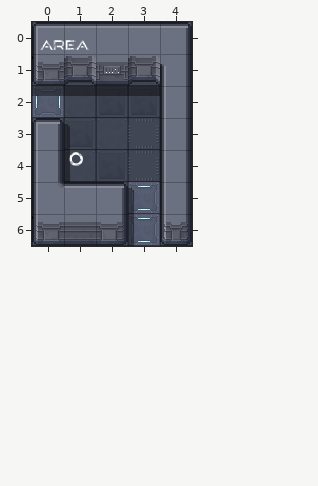
Tiled map: cocos/Code/assets/resources/map/map_T-2.tmx. The picture above was drawn from the file before the commit.
Cells are 32x32 px. Shown: x 0..4, y 0..6.
Once edited:
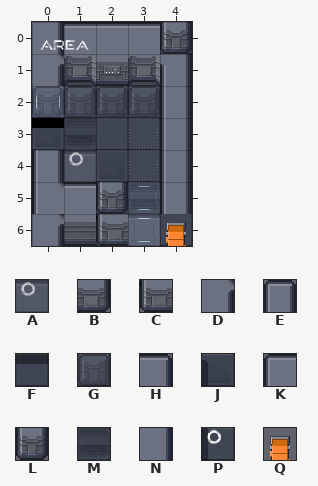
Key: from "proba_scifi": A 42; from "scifi_tileset_02": B 9, C 11, D 13, E 15, F 17, G 21, H 25, J 26, K 27, L 31, M 32, N 33, P 34, Q 37.
_ is an empty cell.
See-through tiles are keyed as they look on the map.
From old to new:
Layer "w":
y 0: x 0 K -> N; x 4 H -> L
y 1: x 0 C -> D
y 3: x 0 E -> F
y 5: x 2 H -> L
y 6: x 0 C -> D; x 2 B -> C; x 4 L -> Q
Layer "s":
y 2: x 0..3 FFFF -> GGGG
y 3: x 1 J -> M
y 4: x 1 P -> A
y 5: x 3 J -> M
y 6: x 3 P -> A
Boxes around the changes in both pictures, in picture pixels (x1, y1, x2, y2):
changed: (32, 22, 192, 246)
